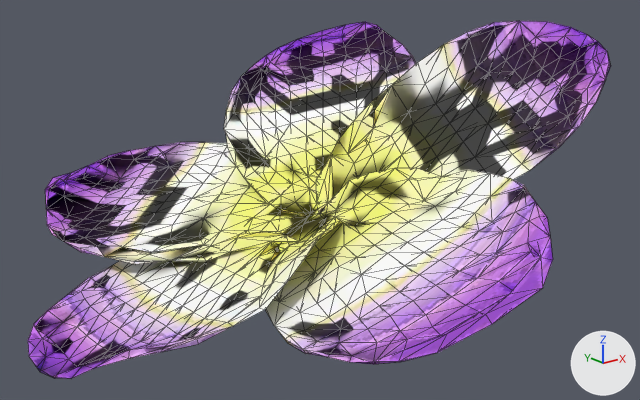
One commit to the glTF model public/models/outfits/flowercrown.glb: the scene before it, then after it.
Rendered twice from a camera (50 mm lens) standing at (-18.77, -18.91, 5.69) and looking at (-6.1, -3.07, -0.65). The lights are fixed; the arrows at lower right show +X, +Y and +Z. The picture after the commit comes second. Mesh edges are drawn as thin lines. Where no turn or scale is listed for an object, it has been applied to the vertices. Vertices at exactly the same position are counted once.

Names of what the first picture shows: 'flowercrown_mesh'.
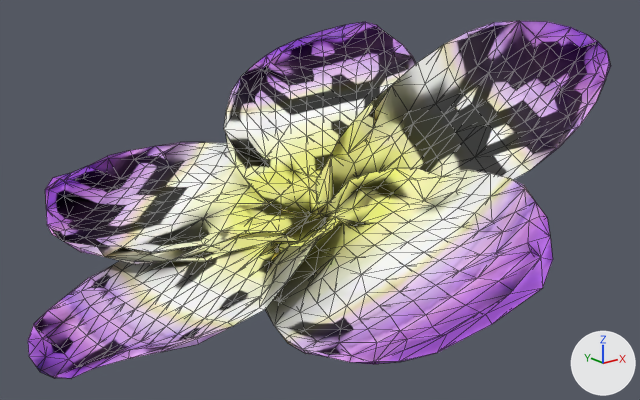
What differs and where, as boxes (x1, y1, x2, y2) in the pictures (640 x 400 px):
'flowercrown_mesh', recoloured, shading changed: (28, 21, 610, 378) in both
part 1 of me_flowercrown_mesh, shading changed: (134, 187, 277, 264) in both

The change, as a diff of the scene's bpy script:
```diff
--- a/public/models/outfits/flowercrown.glb.py
+++ b/public/models/outfits/flowercrown.glb.py
@@ img_image_0 @@
+img_image_0 = load_image('Image_0', '_unpacked/Image_0', 512, 384, 'sRGB')
@@ img_image_1 @@
+img_image_1 = load_image('Image_1', '_unpacked/Image_1', 256, 192, 'Non-Color')
@@ img_image_2 @@
+img_image_2 = load_image('Image_2', '_unpacked/Image_2', 128, 96, 'Non-Color')
@@ mat_piece_flowercrown @@
+mat_piece_flowercrown = bpy.data.materials.new('piece_flowercrown')
+# uses the picture img_image_0
+# uses the picture img_image_1
+# uses the picture img_image_2
@@ me_flowercrown_mesh @@
 me_flowercrown_mesh.from_pydata(...)  # 916 vertices, 2500 faces; spans x -13.03..1.03, y -10.31..4.57, z -3.18..3.26
 # used by ob_flowercrown_mesh; location = (0.0, 0.0, 0.0)
-me_flowercrown_mesh.materials.append(mat_pixel_card)  # picture img_atlas
+# me_flowercrown_mesh part 1: 5 of the faces centred in x -9.63..-6.13, y -2.65..-0.4, z -2.53..-1.03 are now shaded flat
+me_flowercrown_mesh.materials.append(mat_piece_flowercrown)
```
